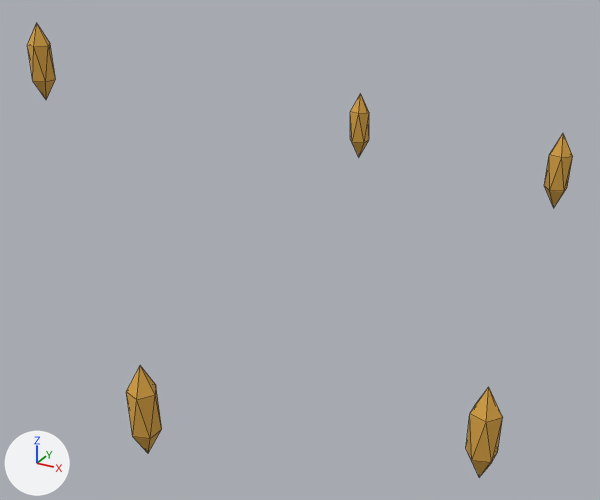
The glTF model public/models/effect-spark.glb: old version first, new version second.
The view is the same before and after, from a 50 mm camera at (0.583, -1.062, 0.814) aimed at (0.008, -0.017, 0.291). The lights are fixed; the arrows at lower left show +X, +Y and +Z. The first picture is the older version. Mesh edges are drawn as thin lines. Where no turn or scale is listed for an object, it has been applied to the vertices. Vertices at exactly the same position are counted once.

Objects in the first picture: 'effect-spark_effect-spark__root_mesh'.
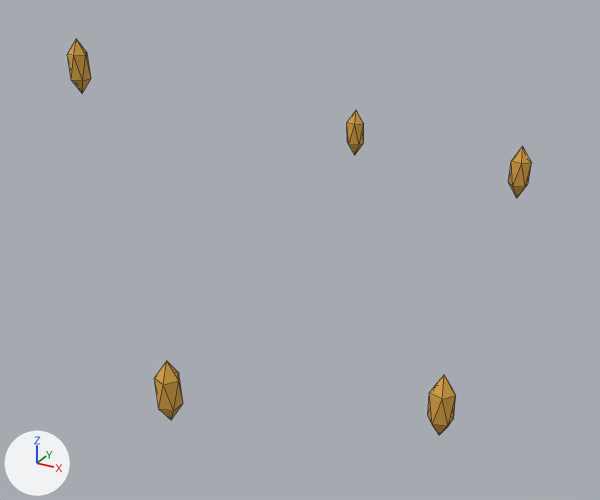
Changed parts and their boxes (x1, y1, x2, y2) in the pictures (600 x 500 px; the box of a moved part takes in the faces that stretch with it):
'effect-spark_effect-spark__root_mesh', reshaped, moved (15% narrower, 13% shorter): before (27, 23, 573, 477); after (67, 39, 531, 435)
part 1 of me_icosphere_066, moved or reshaped: before (126, 366, 162, 453); after (154, 361, 183, 420)
part 2 of me_icosphere_066, moved or reshaped: before (544, 133, 573, 208); after (508, 146, 531, 197)
part 3 of me_icosphere_066, moved or reshaped: before (27, 23, 55, 100); after (67, 39, 91, 93)
part 4 of me_icosphere_066, moved or reshaped: before (466, 387, 503, 477); after (428, 375, 456, 435)
part 5 of me_icosphere_066, moved or reshaped: before (350, 93, 369, 157); after (347, 110, 364, 155)

The edits, one by one:
me_icosphere_066 is used by ob_effect_spark_effect_spark__root_mesh; location (0.0, -0.4, 0.22).
me_icosphere_066 had 60 vertices, 100 faces and spanned x -0.498..0.401, y -0.019..0.813, z -0.065..0.385.
me_icosphere_066 now has 60 vertices, 100 faces and spans x -0.415..0.334, y -0.016..0.711, z -0.045..0.365.
me_icosphere_066 part 1: the loose piece of 12 vertices spanning x -0.02..0.02, y -0.019..0.019, z -0.065..0.065 is scaled about its middle by (0.864, 0.864, 0.692).
me_icosphere_066 part 2: the loose piece of 12 vertices spanning x 0.305..0.344, y 0.676..0.714, z 0.095..0.225 is scaled about its middle by (0.864, 0.864, 0.692), then moved by (-0.054, -0.087, 0.0).
me_icosphere_066 part 3: the loose piece of 12 vertices spanning x -0.498..-0.458, y 0.346..0.384, z 0.255..0.385 is scaled about its middle by (0.864, 0.864, 0.692), then moved by (0.08, -0.046, 0.0).
me_icosphere_066 part 4: the loose piece of 12 vertices spanning x 0.361..0.401, y 0.138..0.175, z -0.065..0.065 is scaled about its middle by (0.864, 0.864, 0.692), then moved by (-0.063, -0.02, 0.0).
me_icosphere_066 part 5: the loose piece of 12 vertices spanning x -0.103..-0.064, y 0.775..0.813, z 0.095..0.225 is scaled about its middle by (0.864, 0.864, 0.692), then moved by (0.014, -0.099, 0.0).
Object 'effect-spark_effect-spark__root_mesh' (ob_effect_spark_effect_spark__root_mesh) moves from (0.0, -0.4, 0.22) to (0.0, -0.35, 0.22).
